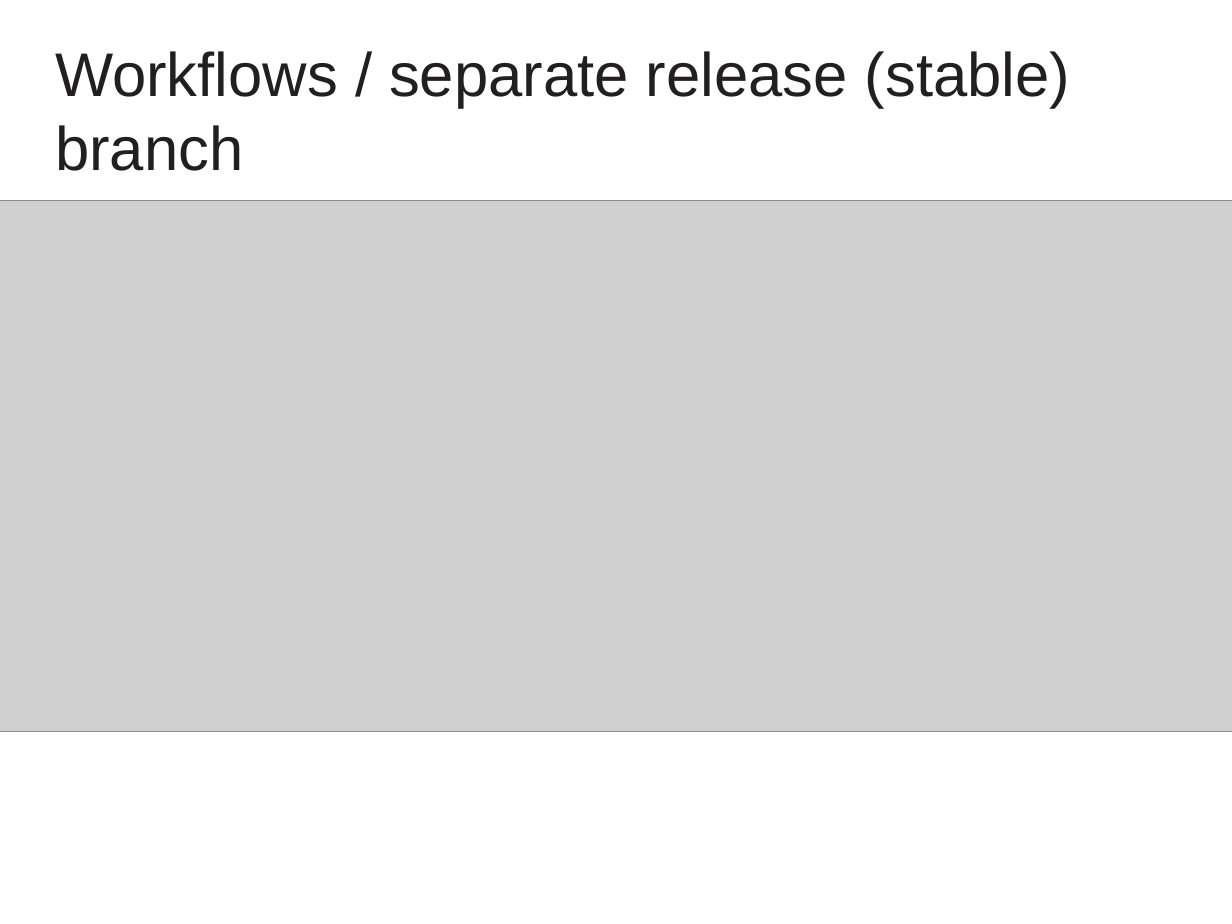
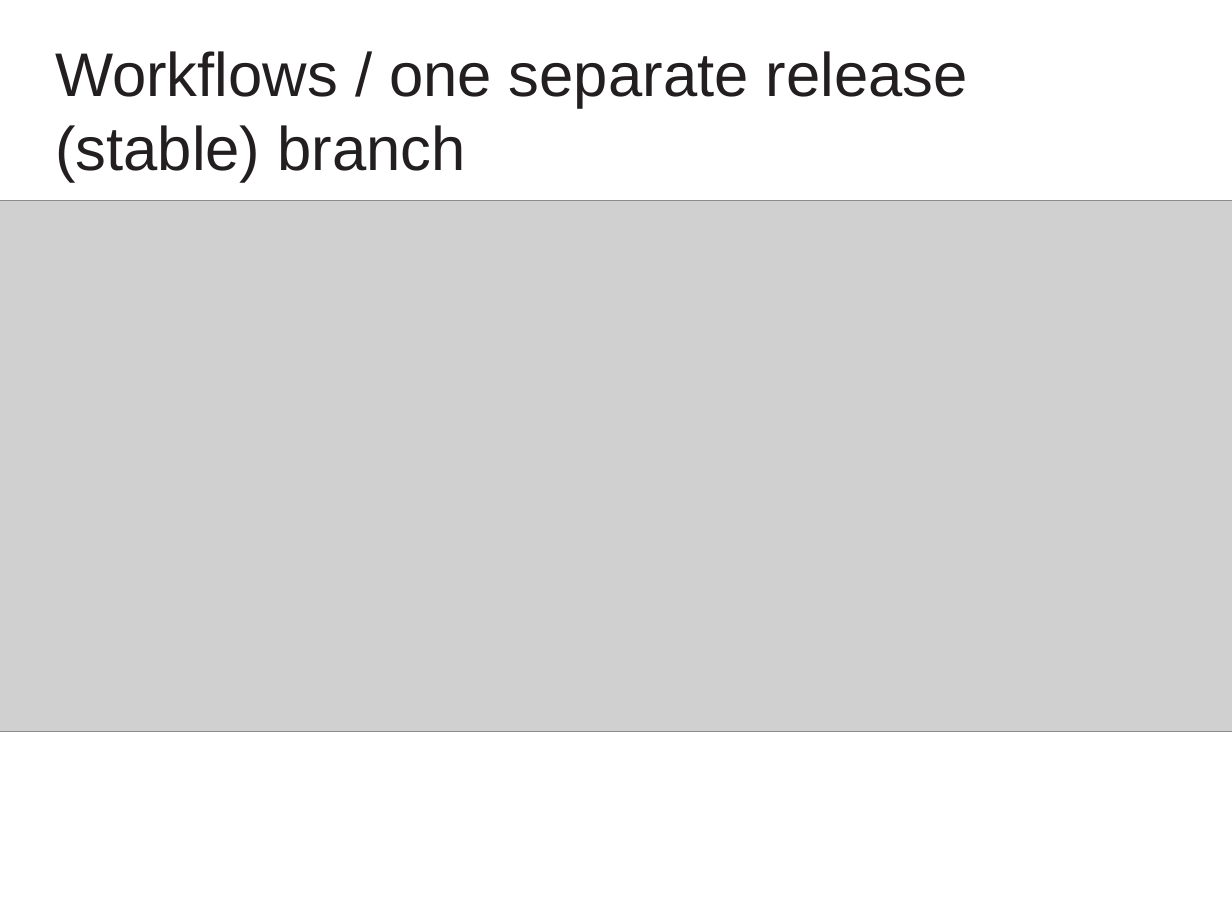
Before and after one commit to cvmocanu/git-presentation, a slide deck: slide 6 of GIT Presentation.pptx. Drawn at 1232x924 pixels with LibreOffice and Linux fonts; fonts in the diff are those of the drawing; grey boxes stand for pictures; background and template pictures are left out. Boxes give left, top, right and bottom in pixels: in the first picture for what was removed or moved away, otherwise in the second. Text is boxed around its words. In the diff, an @@ line names an element or a change of style, - is before the commit and + after.

Commit message:
workflows: update ToC

```diff
--- a/GIT Presentation.pptx
+++ b/GIT Presentation.pptx
@@ text at [55,51,968,182]: text changed @@
-Workflows / separate release (stable) branch
+Workflows / one separate release (stable) branch
```
Also in this commit, not shown: 1 other slide changed.
